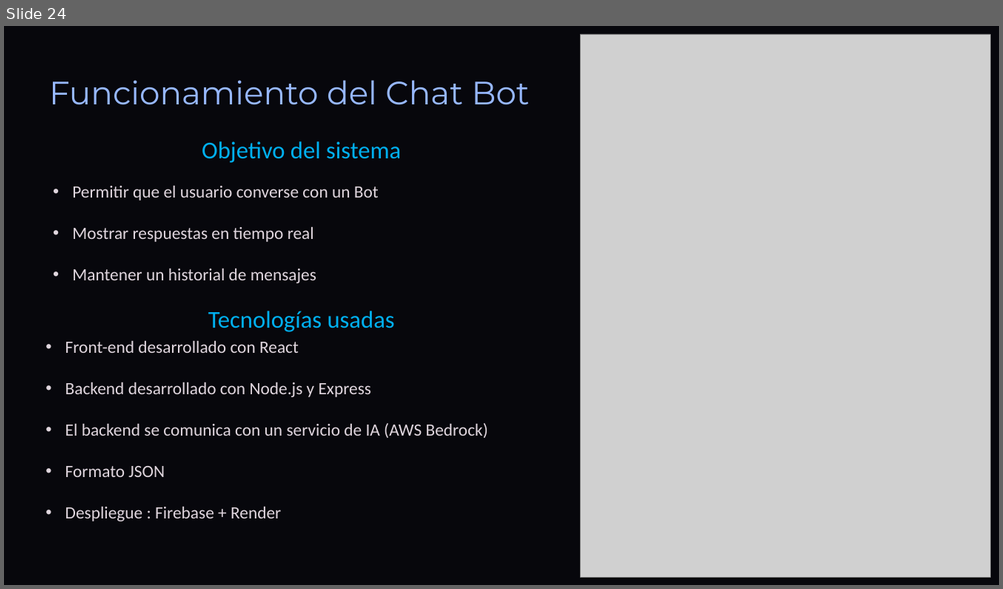
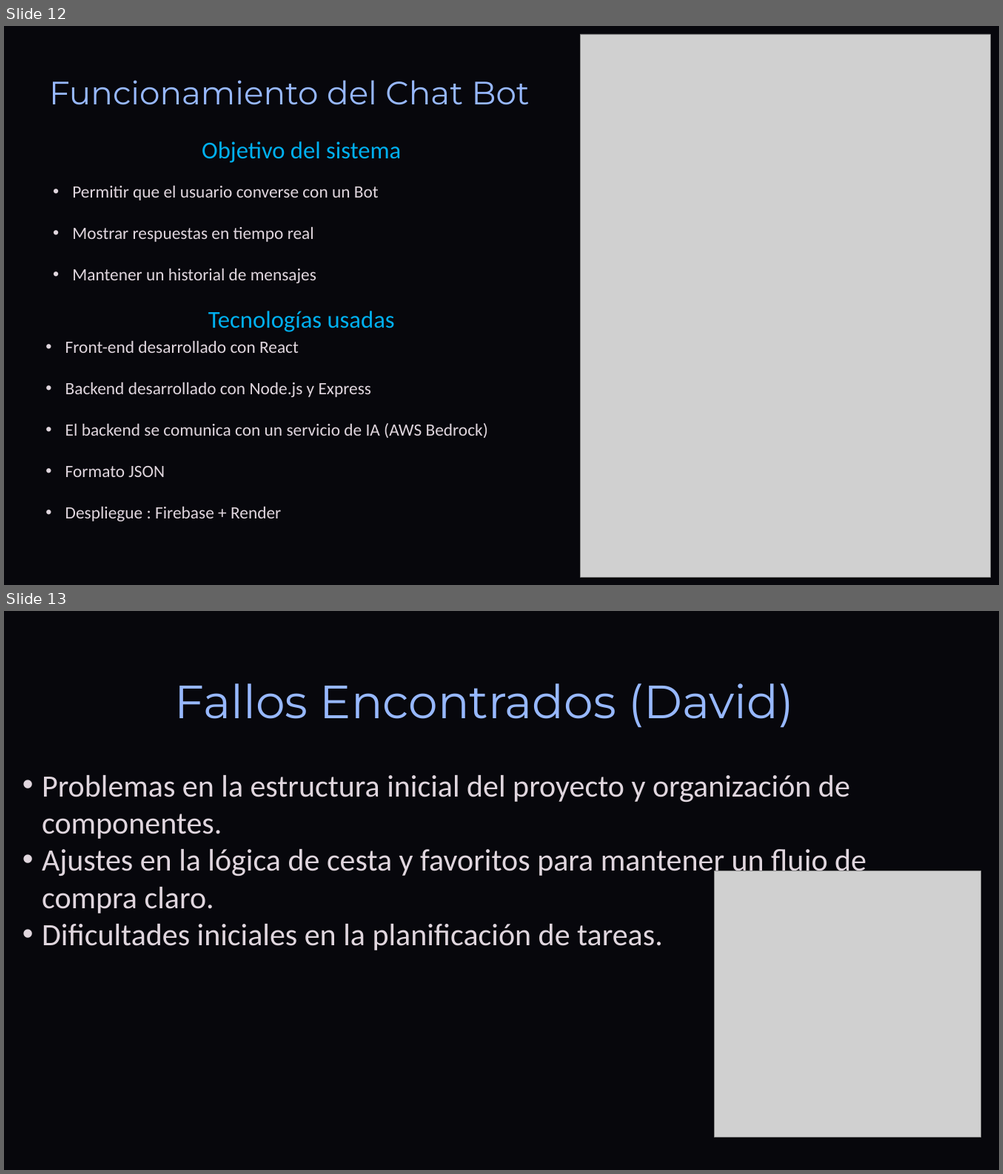
Before and after one commit to DavidCorredorMiguel/proyectogrupo2, a slide deck: Tech-and-Learn-Innovacion-y-Aprendizaje-en-E-commerce (1).pptx. Shown one above the other, each under a label of ours: slide 24 before the commit, slides 12 and 13 after it. The pictures are 1003x589 and 1003x1174 pixels, drawn with LibreOffice and Linux fonts; fonts in the diff are those of the drawing; grey boxes stand for pictures; background and template pictures are left out. Boxes give left, top, right and bottom in pixels: in the first picture for what was removed or moved away, otherwise in the second. Text is boxed around its words. In the diff, an @@ line names an element or a change of style, - is before the commit and + after.

```diff
--- a/Tech-and-Learn-Innovacion-y-Aprendizaje-en-E-commerce (1).pptx
+++ b/Tech-and-Learn-Innovacion-y-Aprendizaje-en-E-commerce (1).pptx
@@ slide 13 added at bbox=[4, 611, 999, 1170], background picture (left out); not listed: 1 template element that a slide beside it also shows @@
@@ text added at bbox=[175, 684, 794, 728], 54 pt, text #97B8FF @@
+Fallos Encontrados (David)
@@ text added at bbox=[42, 775, 866, 951], 36 pt, text #E0D6DE @@
+• Problemas en la estructura inicial del proyecto y organización de componentes.
+• Ajustes en la lógica de cesta y favoritos para mantener un flujo de compra claro.
+• Dificultades iniciales en la planificación de tareas.
@@ picture added at bbox=[714, 871, 980, 1137] @@
@@ what was slide 24 is now slide 12 @@
```
Also in this commit, not shown: 5 slides changed, 3 other slides added, 3 slides removed, 1 other file.
